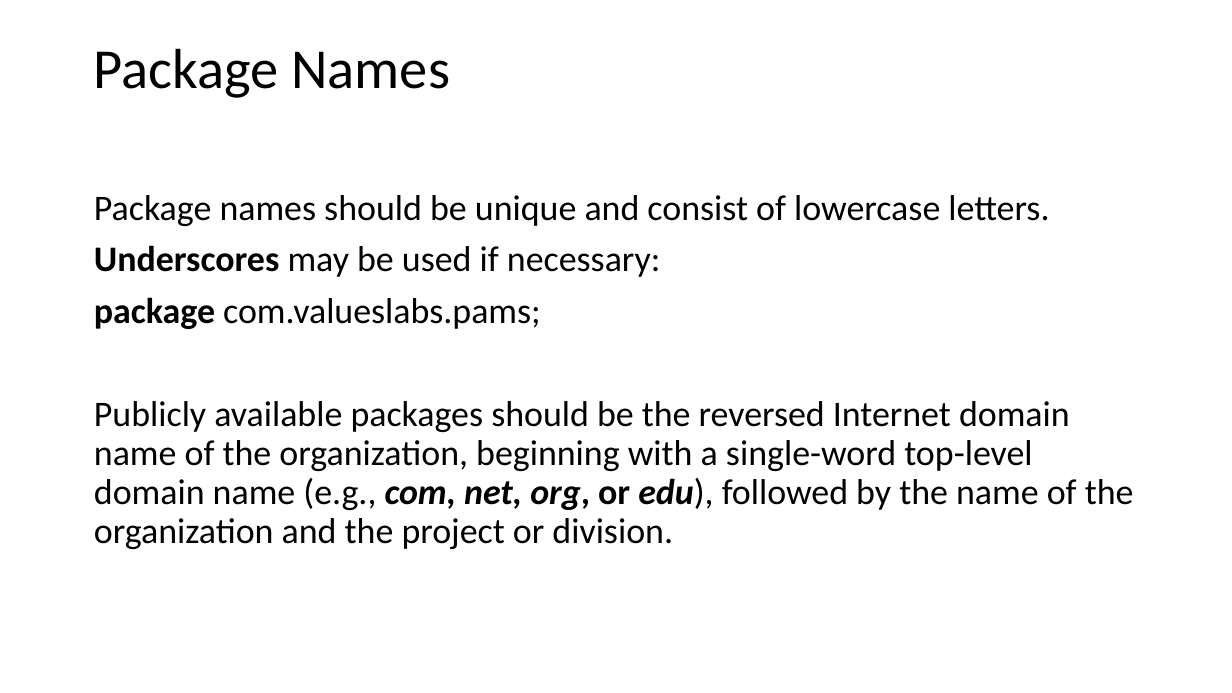
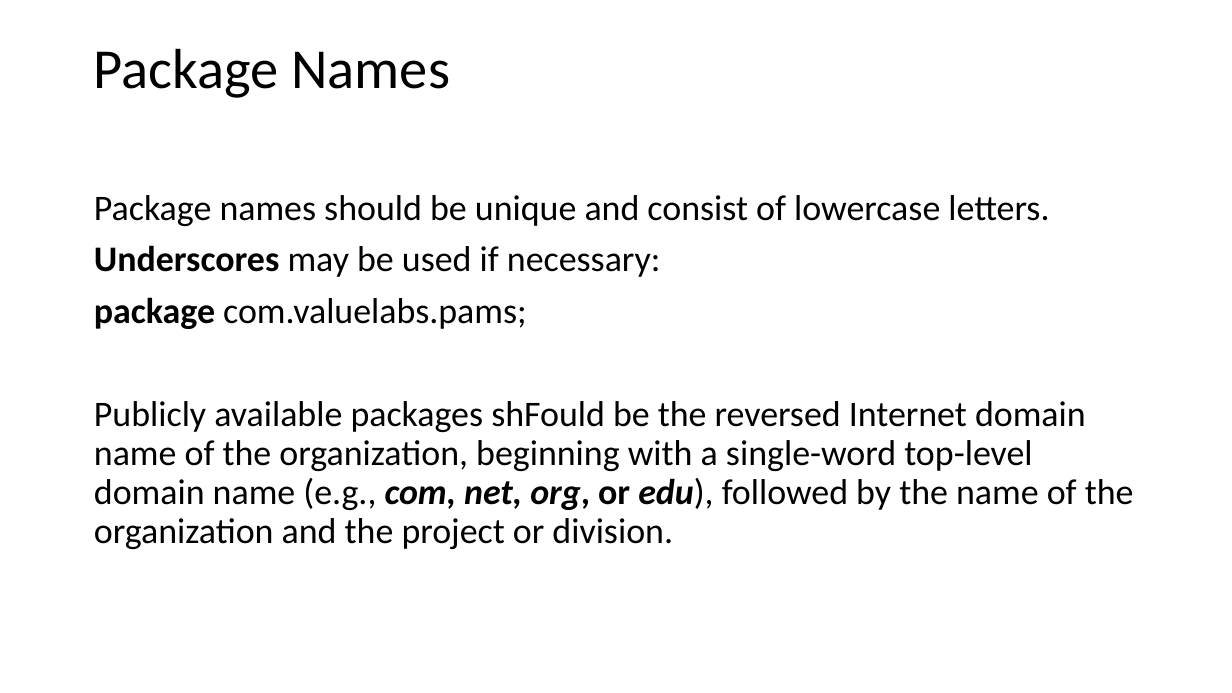
Before and after one commit to VeerababuK/Core-Java, a slide deck: slide 10 of Java Basics.pptx. Drawn at 1232x693 pixels with LibreOffice and Linux fonts; fonts in the diff are those of the drawing. Boxes give left, top, right and bottom in pixels: in the first picture for what was removed or moved away, otherwise in the second. Text is boxed around its words. In the diff, an @@ line names an element or a change of style, - is before the commit and + after.

```diff
--- a/Java Basics.pptx
+++ b/Java Basics.pptx
@@ text at (94,297,1134,549): text changed @@
-package com.valueslabs.pams;
-Publicly available packages should be the reversed Internet domain name of the organization, beginning with a single-word top-level domain name (e.g., com, net, org, or edu), followed by the name of the organization and the project or division.
+package com.valuelabs.pams;
+Publicly available packages shFould be the reversed Internet domain name of the organization, beginning with a single-word top-level domain name (e.g., com, net, org, or edu), followed by the name of the organization and the project or division.
```
Also in this commit, not shown: 17 other files.
